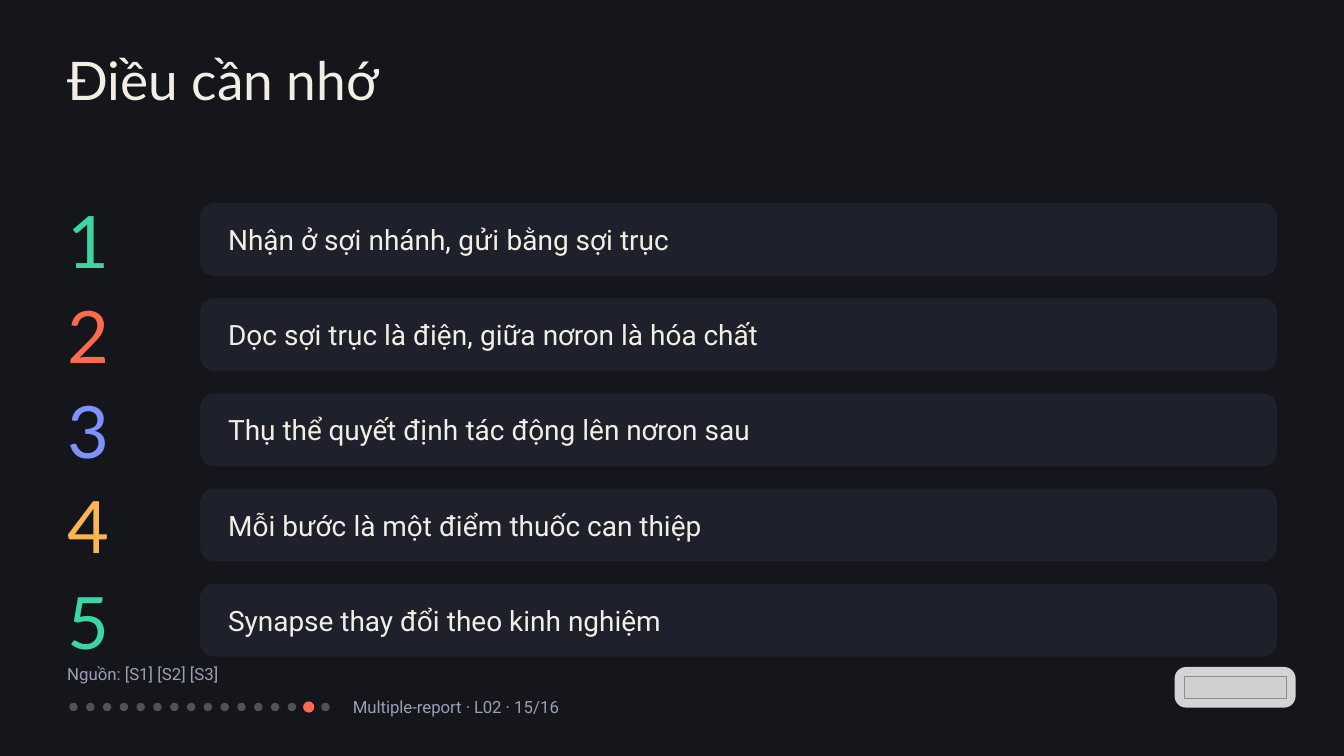
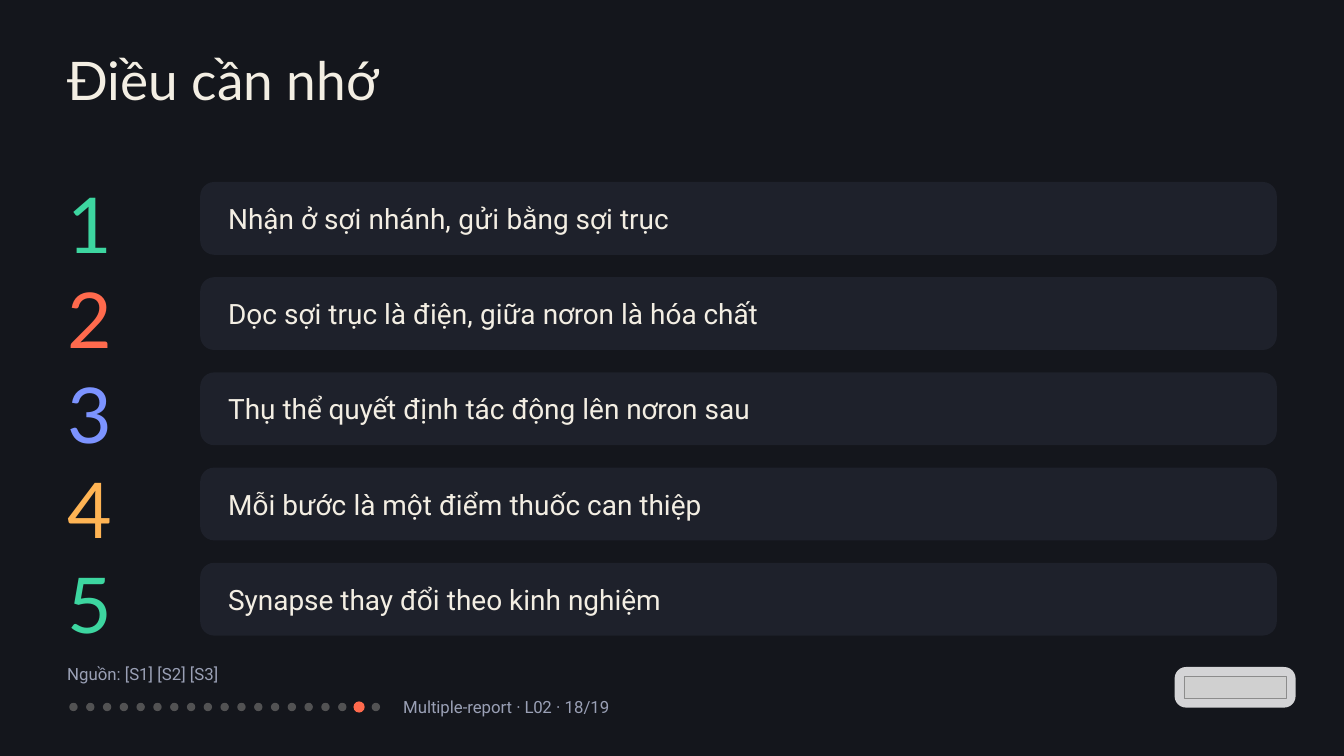
Before and after one commit to vohoailinh90/Multiple-report, a slide deck: slide 18 of lessons/L02/L02.pptx (slide 15 before the commit). Drawn at 1344x756 pixels with LibreOffice and Linux fonts; fonts in the diff are those of the drawing; grey boxes stand for pictures. Boxes give left, top, right and bottom in pixels: in the first picture for what was removed or moved away, otherwise in the second. Text is boxed around its words. In the diff, an @@ line names an element or a change of style, - is before the commit and + after.

```diff
--- a/lessons/L02/L02.pptx
+++ b/lessons/L02/L02.pptx
@@ text "1" moved from (x1=67, y1=216, x2=109, y2=268) to (x1=67, y1=197, x2=112, y2=253) @@
@@ text "1" at (x1=67, y1=197, x2=112, y2=253): size 77.5 to 82.5 pt, letter spacing 0 to -0.1 pt @@
@@ text "2" moved from (x1=67, y1=310, x2=109, y2=363) to (x1=67, y1=292, x2=112, y2=348) @@
@@ text "2" at (x1=67, y1=292, x2=112, y2=348): size 77.5 to 82.5 pt, letter spacing 0.1 to 0 pt @@
@@ 5 texts, 5 rounded rectangles moved together from (x1=200, y1=203, x2=1277, y2=657) to (x1=200, y1=182, x2=1277, y2=636) @@
@@ text "3" moved from (x1=67, y1=405, x2=109, y2=459) to (x1=67, y1=387, x2=112, y2=444) @@
@@ text "3" at (x1=67, y1=387, x2=112, y2=444): size 77.5 to 82.5 pt @@
@@ text "4" at (x1=67, y1=483, x2=112, y2=538): size 77.5 to 82.5 pt, letter spacing 0 to -0.1 pt @@
@@ text "4" moved from (x1=67, y1=501, x2=109, y2=553) to (x1=67, y1=483, x2=112, y2=538) @@
@@ text "5" at (x1=67, y1=578, x2=112, y2=634): size 77.5 to 82.5 pt @@
@@ text "5" moved from (x1=67, y1=597, x2=109, y2=650) to (x1=67, y1=578, x2=112, y2=634) @@
@@ ellipse at (x1=304, y1=703, x2=312, y2=711): fill #FF6A4D to #F3EEE3 at 28% opacity @@
@@ ellipse added at (x1=338, y1=703, x2=346, y2=711), fill #F3EEE3 at 28% opacity @@
@@ ellipse added at (x1=353, y1=702, x2=365, y2=713), fill #FF6A4D @@
@@ ellipse added at (x1=372, y1=703, x2=380, y2=711), fill #F3EEE3 at 28% opacity @@
@@ text at (x1=403, y1=700, x2=610, y2=717): text changed @@
-Multiple-report · L02 · 15/16
+Multiple-report · L02 · 18/19
```
Also in this commit, not shown: 15 other slides changed, 3 slides added, 43 other files.
